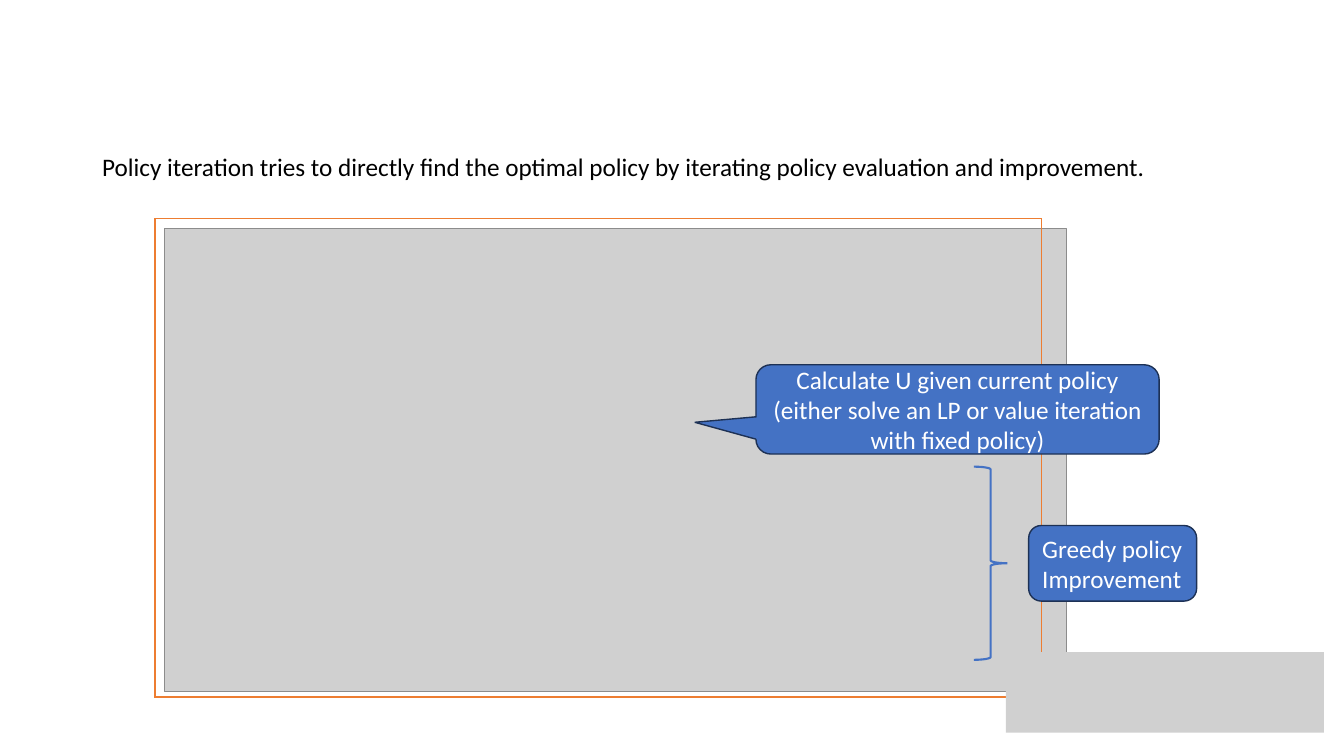
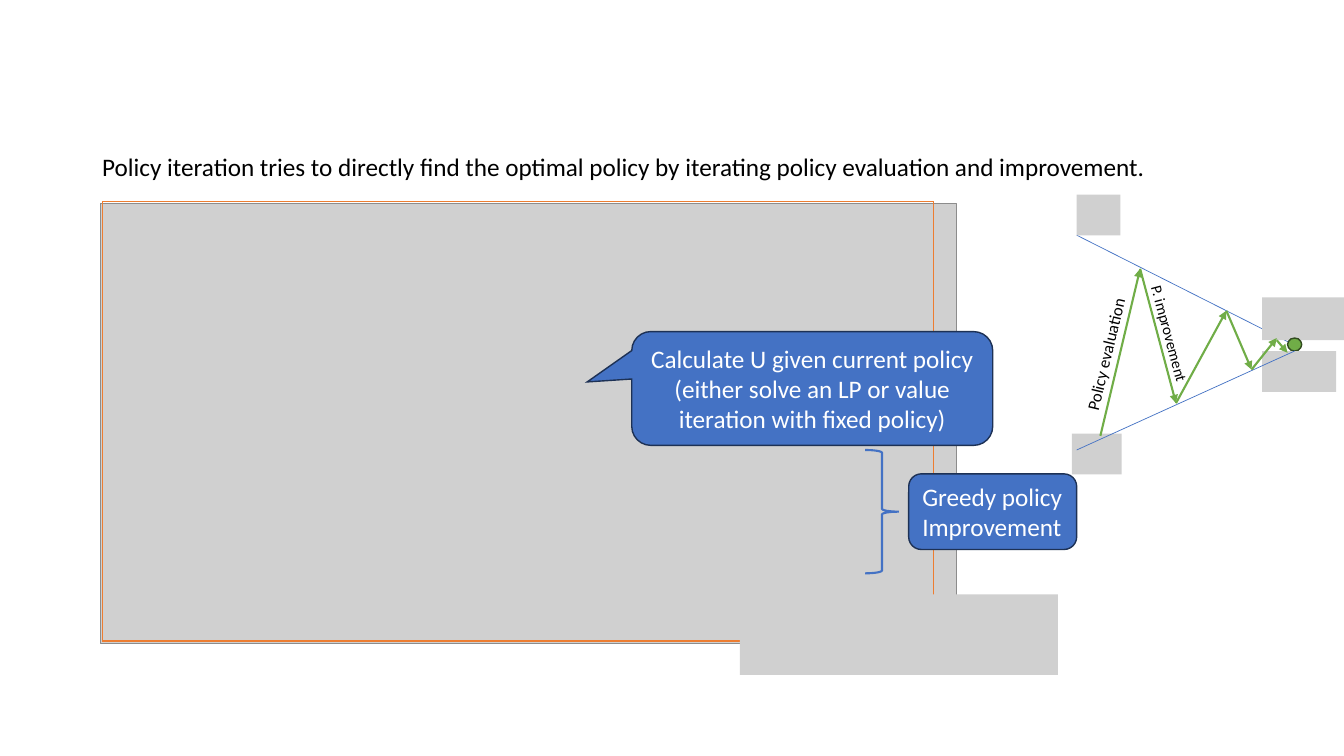
Before and after one commit to mhahsler/CS7320-AI, a slide deck: slide 11 of slides/22_Reinforcement_Learning.pptx. Drawn at 1344x756 pixels with LibreOffice and Linux fonts; fonts in the diff are those of the drawing; grey boxes stand for pictures. Boxes give left, top, right and bottom in pixels: in the first picture for what was removed or moved away, otherwise in the second. Text is boxed around its words. In the diff, an @@ line names an element or a change of style, - is before the commit and + after.

Commit message:
added diagram for iteration algorithms.

```diff
--- a/slides/22_Reinforcement_Learning.pptx
+++ b/slides/22_Reinforcement_Learning.pptx
@@ picture: place and size @@
-picture at (164, 229, 1067, 692)
+picture at (101, 204, 957, 643)
@@ rectangle: place and size @@
-rectangle at (155, 219, 1042, 698)
+rectangle at (103, 202, 935, 641)
@@ picture added at (1077, 195, 1120, 235) @@
@@ line added from (1077, 235) to (1294, 345), #4472C4 0.5 pt @@
@@ arrow added from (1101, 436) to (1140, 269), #70AD47 1.5 pt @@
@@ arrow added from (1140, 269) to (1177, 403), #70AD47 1.5 pt @@
@@ text added at (1147, 289, 1167, 298), 11 pt, text #000000 @@
+P. improvement
@@ picture added at (1262, 297, 1344, 340) @@
@@ arrow added from (1177, 403) to (1227, 311), #70AD47 1.5 pt @@
@@ arrow added from (1227, 311) to (1252, 370), #70AD47 1.5 pt @@
@@ rounded speech box "Calculate U given current policy ...": place and size @@
-rounded speech box "Calculate U given current policy ..." at (756, 365, 1159, 455)
+rounded speech box "Calculate U given current policy ..." at (632, 332, 993, 446)
@@ rounded speech box "Calculate U given current policy ..." at (632, 332, 993, 446): proportions changed @@
@@ line added from (1077, 450) to (1295, 351), #4472C4 0.5 pt @@
@@ arrow added from (1252, 370) to (1277, 338), #70AD47 1.5 pt @@
@@ picture added at (1262, 351, 1336, 391) @@
@@ arrow added from (1277, 341) to (1288, 353), #70AD47 1.5 pt @@
@@ ellipse added at (1288, 338, 1302, 351), fill #70AD47, outline #314C1F 1 pt @@
@@ text added at (1083, 376, 1111, 410), 12 pt, text #000000 @@
+Policy evaluation
@@ picture added at (1072, 434, 1122, 474) @@
@@ right brace: place and size @@
-right brace at (974, 467, 1007, 660)
+right brace at (865, 450, 898, 573)
@@ rounded rectangle "Greedy policy": place and size @@
-rounded rectangle "Greedy policy" at (1029, 525, 1198, 601)
+rounded rectangle "Greedy policy" at (908, 474, 1077, 549)
@@ picture added at (740, 595, 1059, 676) @@
@@ picture removed at (1006, 652, 1325, 733) @@
```
Also in this commit, not shown: 1 other slide changed, 1 other file.
